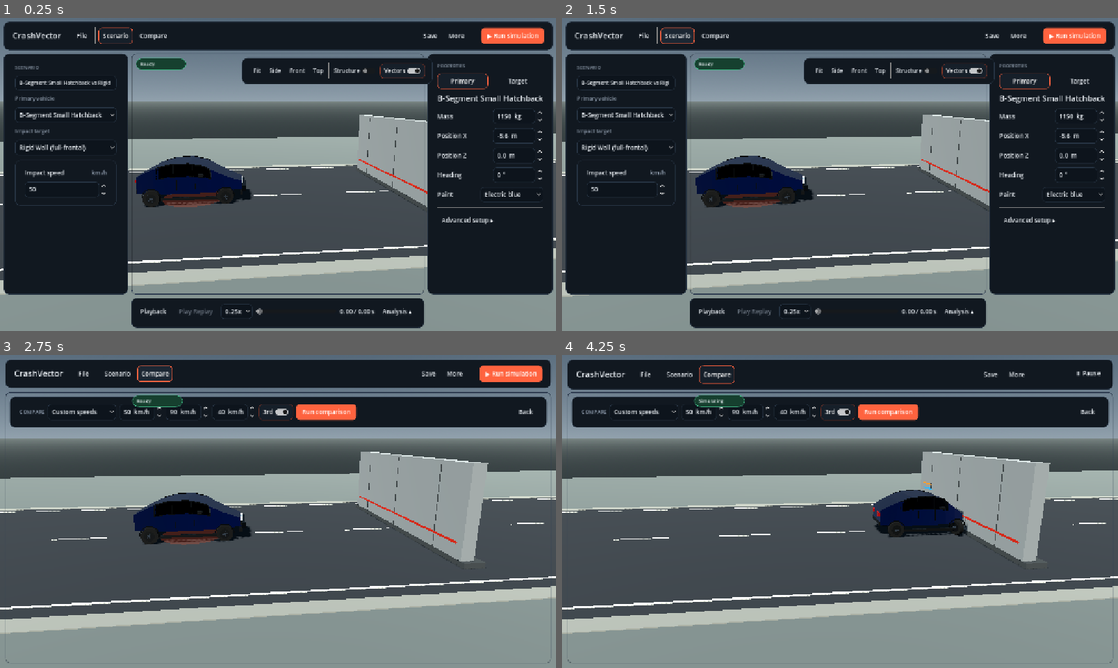
Above: before the commit, frames 1-4 (two rows, left to right).
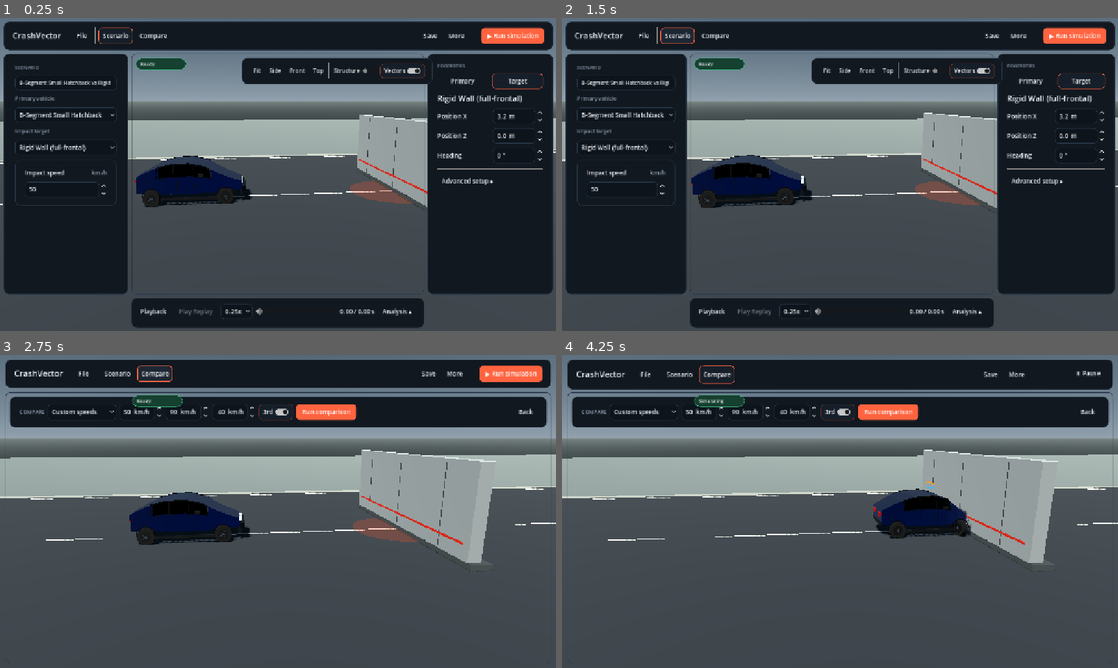
Above: after the commit, the same moments.

Repository: ArrowSK/crashvector
Game: Godot game, scene res://app/main.tscn
Two runs of this game, one before a commit and one after it. Both use one fixed random seed, a clock stepped at 60 frames per second and the inputs below.
Inputs:
- Up to frame 1 (0.25 s): no input
- Up to frame 2 (1.5 s): click "File" at 0.5 s; click "Scenario" at 1.25 s
- Up to frame 3 (2.75 s): click "Compare" at 2 s
- Up to frame 4 (4.25 s): click "More" at 2.75 s; click "▶ Run simulation" at 3.5 s

The runs differ from the first frame. In frame 1, 18% of the frame differs, in the area x 0-100%, y 17-100%; in frame 2, 20%; in frame 3, 31%, in the area x 0-100%, y 30-100%; in frame 4, 30%.

Commit message:
Activate M17 reviewed production scene

Diff:
--- a/app/main.tscn
+++ b/app/main.tscn
@@ -1,6 +1,6 @@
 [gd_scene load_steps=2 format=3]
 
-[ext_resource type="Script" path="res://src/demo/crash_demo_m16_2.gd" id="1_demo"]
+[ext_resource type="Script" path="res://src/demo/crash_demo_m17.gd" id="1_demo"]
 
 [node name="CrashVectorEditor" type="Node3D"]
 script = ExtResource("1_demo")
